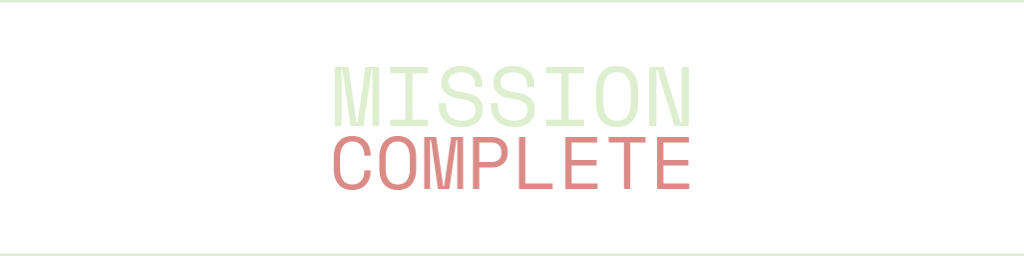
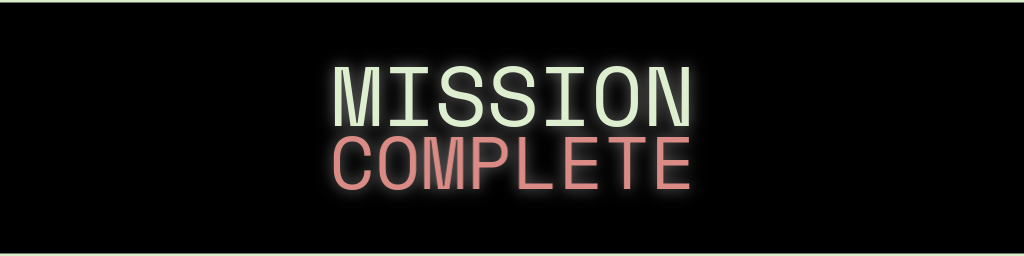
Layer changes from the first w=1024, h=256 image to the second:
added layer "Layer #2" over [0, 2, 1024, 254]
